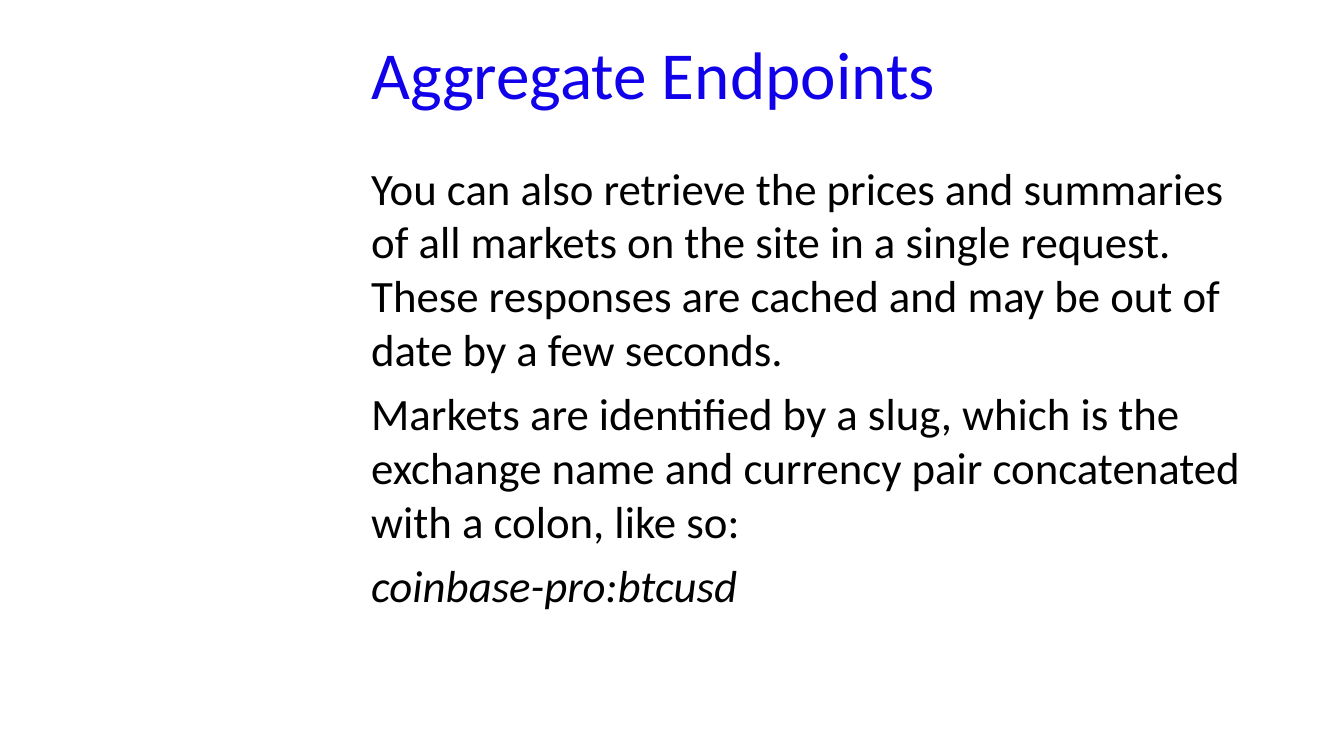
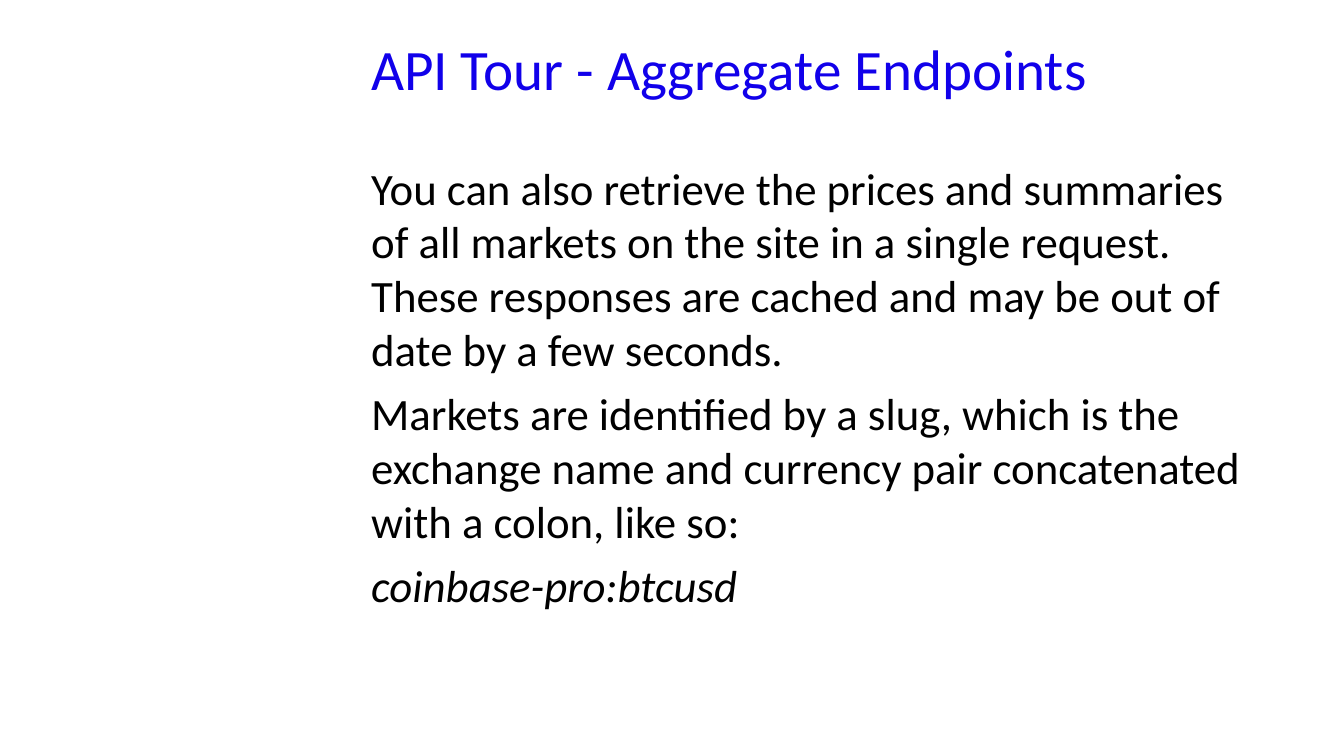
Before and after one commit to GabriM97/CryptoWolf, a slide deck: slide 16 of Student Presentation/Student_Presentation.odp. Drawn at 1344x756 pixels with LibreOffice and Linux fonts; fonts in the diff are those of the drawing; background and template pictures are left out. Boxes give left, top, right and bottom in pixels: in the first picture for what was removed or moved away, otherwise in the second. Text is boxed around its words. In the diff, an @@ line names an element or a change of style, - is before the commit and + after.

```diff
--- a/Student Presentation/Student_Presentation.odp
+++ b/Student Presentation/Student_Presentation.odp
@@ title at (x1=371, y1=50, x2=1086, y2=100): text changed; size 36 to 30.6 pt @@
-Aggregate Endpoints
+API Tour - Aggregate Endpoints
```
Also in this commit, not shown: 17 other slides changed, 4 slides added, 3 slides removed, 5 other files.
